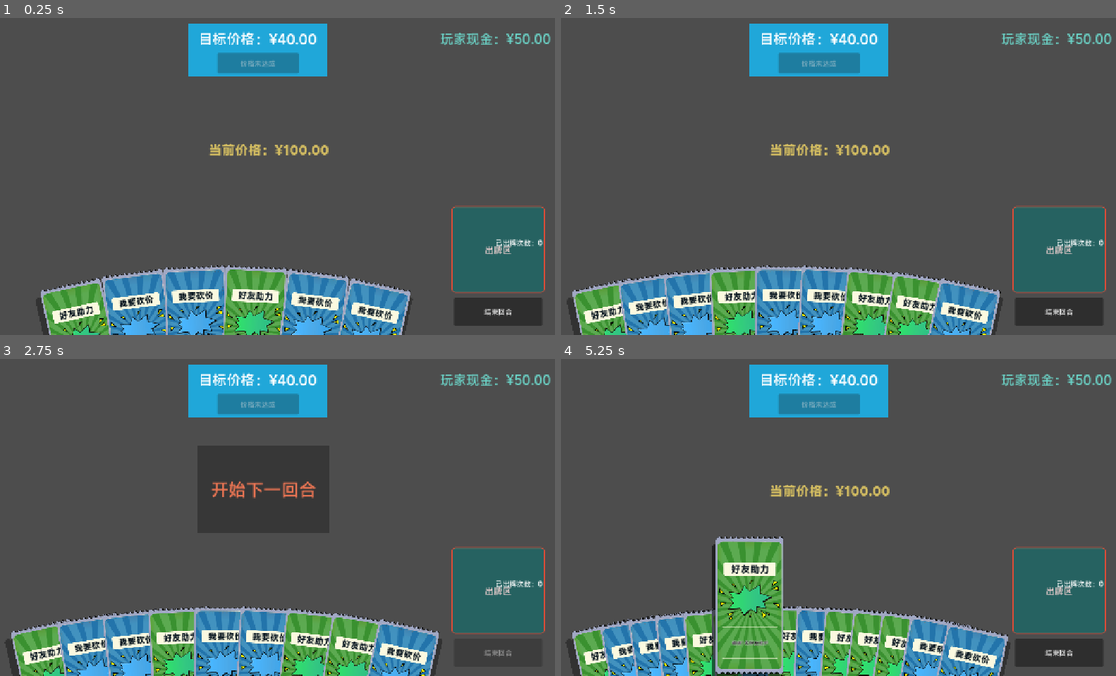
Above: before the commit, frames 1-4 (two rows, left to right).
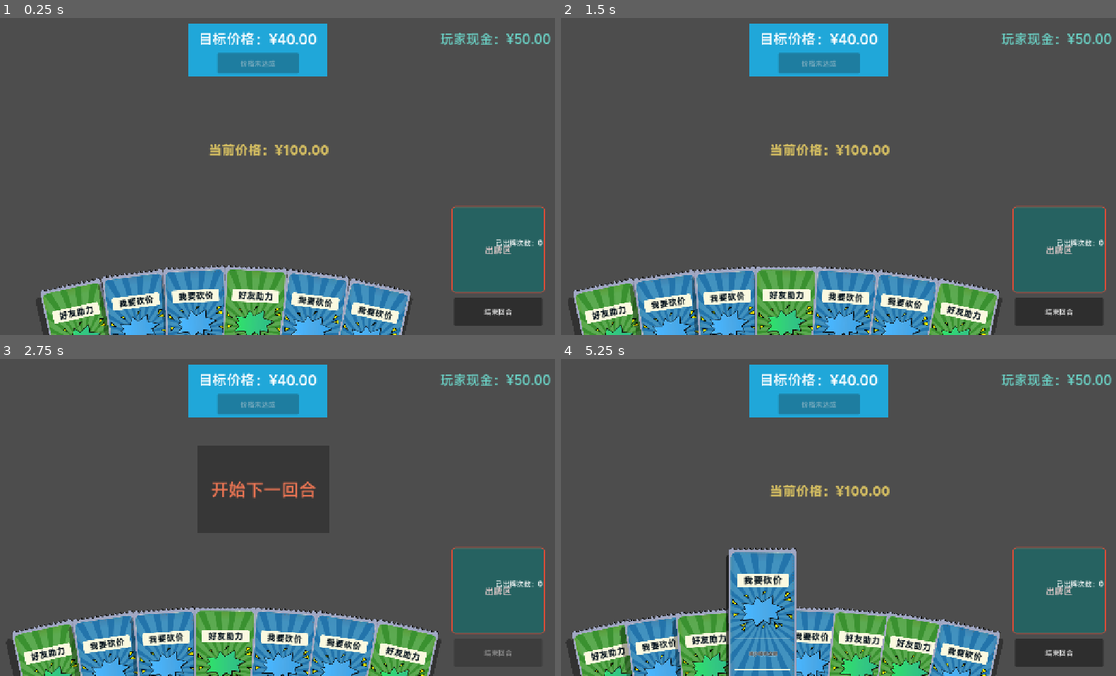
Above: after the commit, the same moments.

Repository: Psi-Dean/ProjectCutOff
Game: Godot game, scene res://scenes/main.tscn
The game is run twice, just before and just after one commit, with the same random seed, the same clock (stepped at 60 frames per second) and the same inputs.
Inputs (mouse positions are in pixels of both pictures, inside the frame that each line leads up to):
- Up to frame 1 (0.25 s): no input
- Up to frame 2 (1.5 s): click "结束回合" at 0.5 s; click "开始下一回合" at 1.25 s
- Up to frame 3 (2.75 s): click "结束回合" at 2 s
- Up to frame 4 (5.25 s): click "开始下一回合" at 2.75 s; click "结束回合" at 3.5 s; click "开始下一回合" at 4.25 s; tap Enter at 5 s; drag from (688, 675) to (894, 447) at 5.02 s

The runs differ from the first frame. In frame 1, 0.2% of the frame differs, in the area x 17-41%, y 80-100%; in frame 2, 11%; in frame 3, 11%; in frame 4, 14%, in the area x 7-81%, y 56-100%.

Commit message:
# 修正鼠标悬停后卡牌回归Z轴层级异常问题

Diff:
--- a/scripts/card_states/destroy.gd
+++ b/scripts/card_states/destroy.gd
@@ -9,7 +9,8 @@
 	if not card:
 		return
 
-	card.z_index = 10
+	if card.has_method("refresh_visual_z_index"):
+		card.refresh_visual_z_index()
 	card.mouse_filter = Control.MOUSE_FILTER_IGNORE
 	card.reset_destroy_area_highlight()
 
--- a/scripts/card_states/dragging.gd
+++ b/scripts/card_states/dragging.gd
@@ -20,8 +20,8 @@
 func enter() -> void:
 	if not card:
 		return
-	card.z_index = 10
-	card.move_to_front()
+	if card.has_method("refresh_visual_z_index"):
+		card.refresh_visual_z_index()
 	drop_armed = false
 	pending_drop_click = false
 	drag_start_mouse_pos = card.get_global_mouse_position()
--- a/scripts/card_states/hovered.gd
+++ b/scripts/card_states/hovered.gd
@@ -2,11 +2,11 @@
 
 # ===== 悬停手感可调参数 =====
 # HOVER_JELLY_TIME：悬停进入/退出时果冻动画时长。
-const HOVER_JELLY_TIME: float = 0.45
+const HOVER_JELLY_TIME: float = 0.65
 # HOVER_SCALE：悬停时卡牌放大倍率。
 const HOVER_SCALE: Vector2 = Vector2(1.28, 1.28)
 # HOVER_BOTTOM_OVERFLOW：悬停时允许卡牌底边超出屏幕下边缘的像素。
-const HOVER_BOTTOM_OVERFLOW: float = 20.0
+const HOVER_BOTTOM_OVERFLOW: float = 35.0
 # HOVER_TOP_MARGIN：悬停时卡牌顶部最小安全边距，避免超出屏幕顶端。
 const HOVER_TOP_MARGIN: float = 10.0
 
@@ -18,8 +18,8 @@
 func enter() -> void:
 	if not card:
 		return
-	card.z_index = 20
-	card.move_to_front()
+	if card.has_method("refresh_visual_z_index"):
+		card.refresh_visual_z_index()
 
 	var anchor_y = card.position.y
 	if card.has_method("get_layout_anchor_y"):
@@ -34,10 +34,9 @@
 	card.tween_position_y_to(target_y, HOVER_JELLY_TIME, Tween.TRANS_ELASTIC, Tween.EASE_OUT)
 	card.tween_rotation_to(0.0, HOVER_JELLY_TIME * 0.8, Tween.TRANS_ELASTIC, Tween.EASE_OUT)
 
-# 功能：退出悬停状态时恢复默认层级。
+# 功能：退出悬停状态（层级恢复交由下一状态 enter 统一处理）。
 func exit() -> void:
-	if card:
-		card.z_index = 0
+	pass
 
 # 功能：逐帧校验真实悬停目标，兜底清理高速划过导致的悬停残留。
 func update(_delta: float) -> void:
--- a/scripts/card_states/idle.gd
+++ b/scripts/card_states/idle.gd
@@ -11,7 +11,8 @@
 func enter() -> void:
 	if not card:
 		return
-	card.z_index = 0
+	if card.has_method("refresh_visual_z_index"):
+		card.refresh_visual_z_index()
 	card.tween_scale_to(Vector2.ONE, IDLE_BACK_TIME, Tween.TRANS_ELASTIC, Tween.EASE_OUT)
 
 	var prev_state_id := -1
--- a/scripts/card_states/no_interact.gd
+++ b/scripts/card_states/no_interact.gd
@@ -8,7 +8,8 @@
 func enter() -> void:
 	if not card:
 		return
-	card.z_index = 0
+	if card.has_method("refresh_visual_z_index"):
+		card.refresh_visual_z_index()
 	card.reset_destroy_area_highlight()
 	card.tween_scale_to(Vector2.ONE, 0.15, Tween.TRANS_SINE, Tween.EASE_OUT)
 
--- a/scripts/card_template.gd
+++ b/scripts/card_template.gd
@@ -30,6 +30,12 @@
 const DestroyStateScript = preload("res://scripts/card_states/destroy.gd")
 # 常量：禁用交互状态脚本。
 const NoInteractStateScript = preload("res://scripts/card_states/no_interact.gd")
+# 常量：悬停状态层级抬升值。
+const Z_BOOST_HOVER: int = 1000
+# 常量：拖拽状态层级抬升值。
+const Z_BOOST_DRAGGING: int = 2000
+# 常量：销毁状态层级抬升值。
+const Z_BOOST_DESTROY: int = 3000
 
 # 变量：当前卡牌在手牌数组中的索引。
 var card_index: int = -1
@@ -53,6 +59,8 @@
 var layout_anchor_rotation: float = 0.0
 # 变量：布局锚点是否已完成初始化。
 var layout_anchor_ready: bool = false
+# 变量：卡牌基础层级（由手牌排序确定，悬停结束后回到该层级）。
+var base_z_index: int = 0
 
 # ===== 卡牌阴影可调参数 =====
 @export_group("卡牌阴影")
@@ -77,6 +85,7 @@
 	layout_anchor_y = position.y
 	layout_anchor_rotation = rotation_degrees
 	layout_anchor_ready = false
+	z_index = base_z_index
 
 	var mat = ShaderMaterial.new()
 	mat.shader = DISSOLVE_SHADER
@@ -186,6 +195,8 @@
 func setup_card(data: CardData, index: int) -> void:
 	card_index = index
 	card_data = data
+	base_z_index = index
+	refresh_visual_z_index()
 	name_label.text = data.card_title
 	value_label.text = data.description
 	if data.card_ui:
@@ -299,6 +310,29 @@
 	if rot_tween and rot_tween.is_valid():
 		rot_tween.kill()
 
+# 功能：设置卡牌基础层级，并立即刷新可视层级。
+func set_base_z_index(value: int) -> void:
+	base_z_index = value
+	refresh_visual_z_index()
+
+# 功能：获取卡牌基础层级。
+func get_base_z_index() -> int:
+	return base_z_index
+
+# 功能：按当前状态刷新可视层级，避免悬停后层级漂移。
+func refresh_visual_z_index() -> void:
+	var state_id = get_current_state_id()
+	if state_id == CutoffCardState.HOVERED:
+		z_index = base_z_index + Z_BOOST_HOVER
+		return
+	if state_id == CutoffCardState.DRAGGING:
+		z_index = base_z_index + Z_BOOST_DRAGGING
+		return
+	if state_id == CutoffCardState.DESTROY:
+		z_index = base_z_index + Z_BOOST_DESTROY
+		return
+	z_index = base_z_index
+
 # 功能：按屏幕底边对齐规则计算悬停目标 Y（支持轻微超出屏幕）。
 func get_hover_y_by_bottom(target_scale: Vector2, bottom_overflow: float = 4.0, top_margin: float = 8.0) -> float:
 	var viewport_height = get_viewport_rect().size.y
@@ -407,6 +441,7 @@
 			shadow_mat.set("shader_parameter/alpha", shadow_alpha_idle)
 
 	mouse_filter = Control.MOUSE_FILTER_STOP if interactable else Control.MOUSE_FILTER_IGNORE
+	refresh_visual_z_index()
 
 	if interactable:
 		var current = state_machine.current_state as CutoffCardState
--- a/scripts/game_manager.gd
+++ b/scripts/game_manager.gd
@@ -40,7 +40,7 @@
 # 变量：开局发牌数量。
 var setup_cards_limit: int = 6
 # 变量：每回合补牌数量。
-var round_cards_limit: int = 3
+var round_cards_limit: int = 1
 # 玩家选择牌库限制数量
 var player_setup_limit: int = 16
 # 玩家手牌上限
@@ -230,6 +230,16 @@
 	for i in range(cards.size()):
 		cards[i].card_index = i
 
+# 功能：按当前手牌顺序同步每张卡牌的基础层级，避免悬停后层级错乱。
+func _sync_cards_base_z_index() -> void:
+	var cards = _get_card_nodes()
+	for i in range(cards.size()):
+		var card = cards[i]
+		if card.has_method("set_base_z_index"):
+			card.set_base_z_index(i)
+		else:
+			card.z_index = i
+
 # 功能：根据当前节点顺序重建玩家手牌数据数组。
 func _rebuild_player_cards_from_nodes() -> void:
 	player_cards.clear()
@@ -295,6 +305,8 @@
 
 # 功能：按可调参数执行手牌扇形布局与平滑动画。
 func rearrange_cards() -> void:
+	_sync_cards_base_z_index()
+
 	var cards = _get_active_cards()
 	var count = cards.size()
 	if count == 0:
@@ -434,7 +446,7 @@
 	var cards_limit = setup_cards_limit  if play_state == GameState.PlayState.GAME_START else round_cards_limit
 	var card_space = hand_limit - player_cards.size()
 	var real_limit = cards_limit if cards_limit < card_space else card_space
-	print("剩余可抽卡牌",real_limit)
+	print("手牌剩余位置",card_space)
 	for i in range(real_limit):
 		if not player_deck.is_empty():
 			var randomidx = randi_range(0, player_deck.size() - 1)
